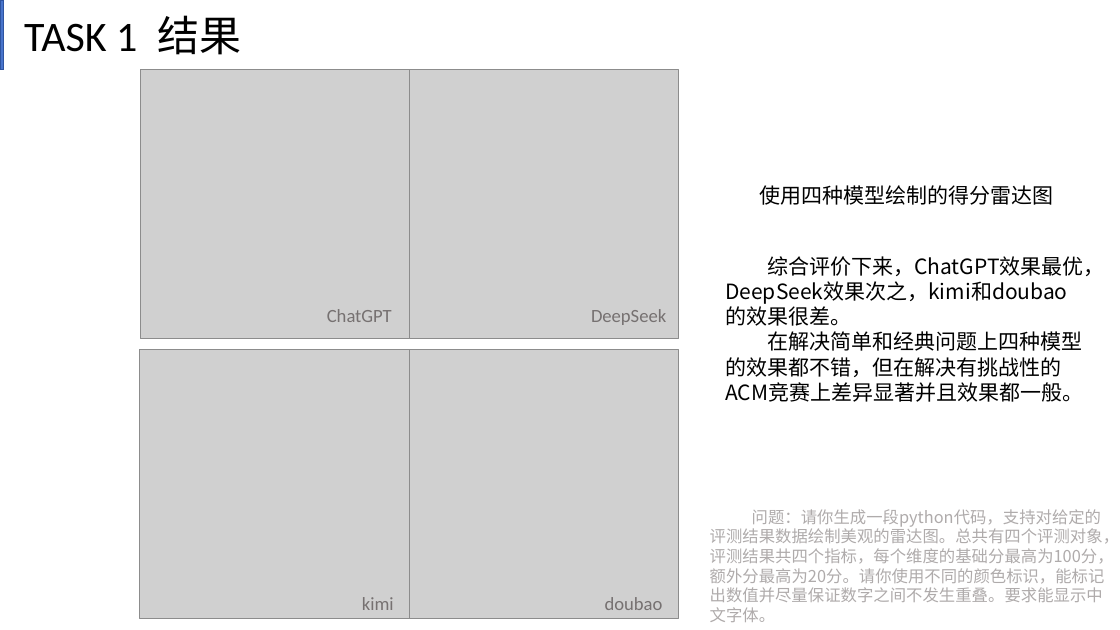
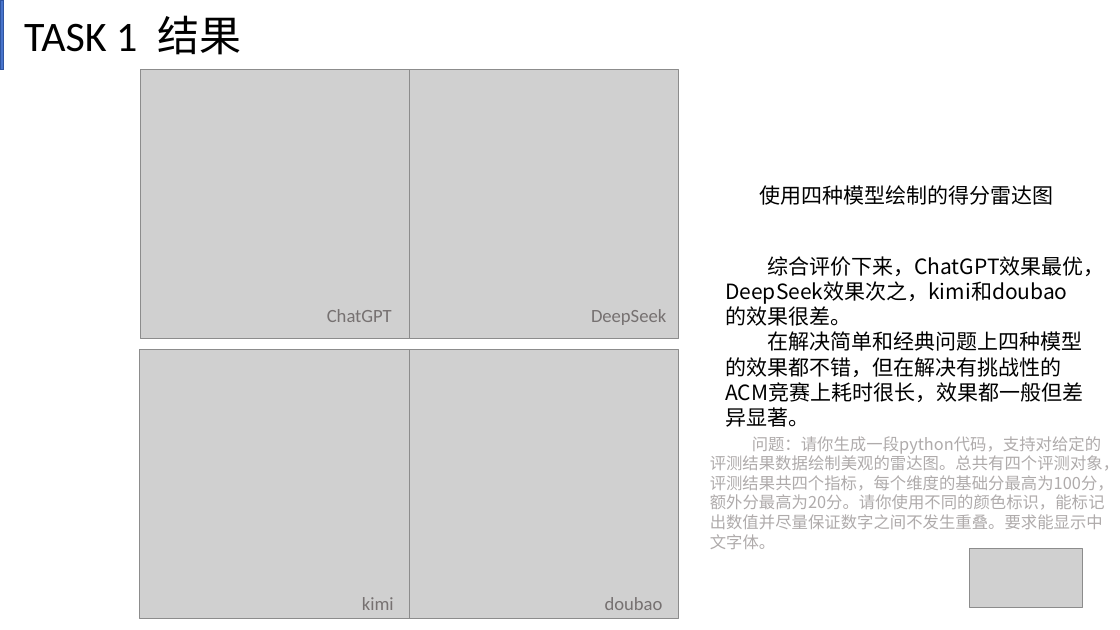
Before and after one commit to Count-group/project1, a slide deck: slide 10 of 计算机组成原理第一次创新作业.pptx. Drawn at 1120x630 pixels with LibreOffice and Linux fonts; fonts in the diff are those of the drawing; grey boxes stand for pictures. Boxes give left, top, right and bottom in pixels: in the first picture for what was removed or moved away, otherwise in the second. Text is boxed around its words. In the diff, an @@ line names an element or a change of style, - is before the commit and + after.

```diff
--- a/计算机组成原理第一次创新作业.pptx
+++ b/计算机组成原理第一次创新作业.pptx
@@ text at box(725, 331, 1083, 427): text changed @@
-在解决简单和经典问题上四种模型的效果都不错，但在解决有挑战性的ACM竞赛上差异显著并且效果都一般。
+在解决简单和经典问题上四种模型的效果都不错，但在解决有挑战性的ACM竞赛上耗时很长，效果都一般但差异显著。
@@ text "问题：请你生成一段python代码，支持对给定的评测结果数据绘制美观的雷达图。总共有四个评测对象，评测结果共四个指标，每 ...": place and size @@
-text "问题：请你生成一段python代码，支持对给定的评测结果数据绘制美观的雷达图。总共有四个评测对象，评测结果共四个指标，每 ..." at box(710, 509, 1119, 622)
+text "问题：请你生成一段python代码，支持对给定的评测结果数据绘制美观的雷达图。总共有四个评测对象，评测结果共四个指标，每 ..." at box(710, 436, 1119, 549)
@@ picture added at box(970, 549, 1083, 607) @@
```
Also in this commit, not shown: 17 other slides changed.
